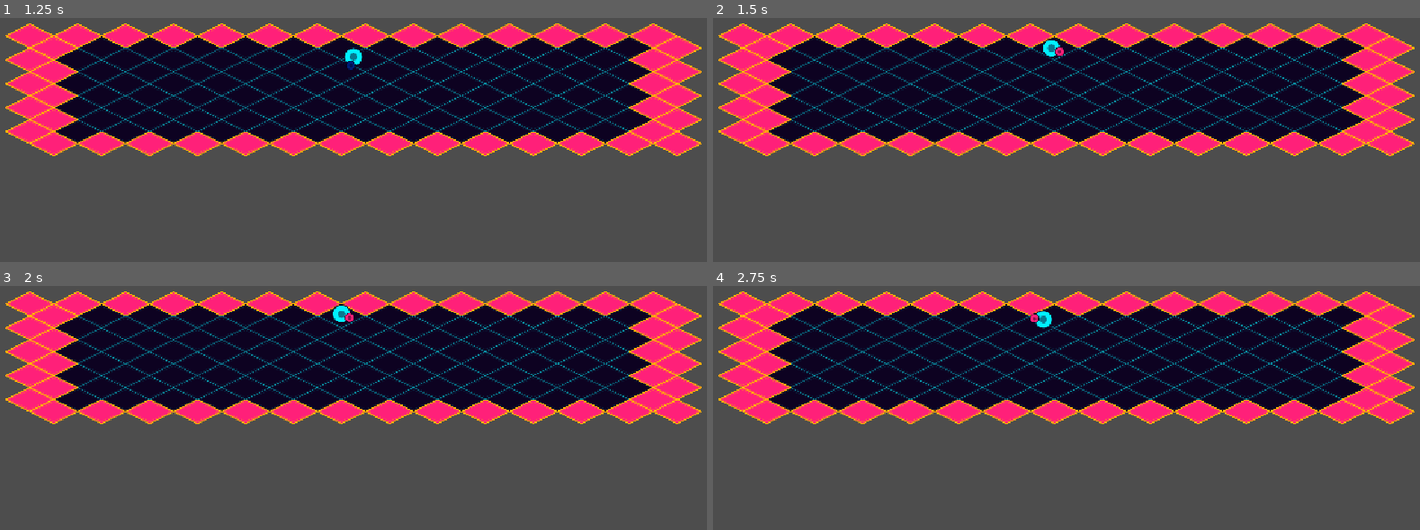
Above: before the commit, frames 1-4 (two rows, left to right).
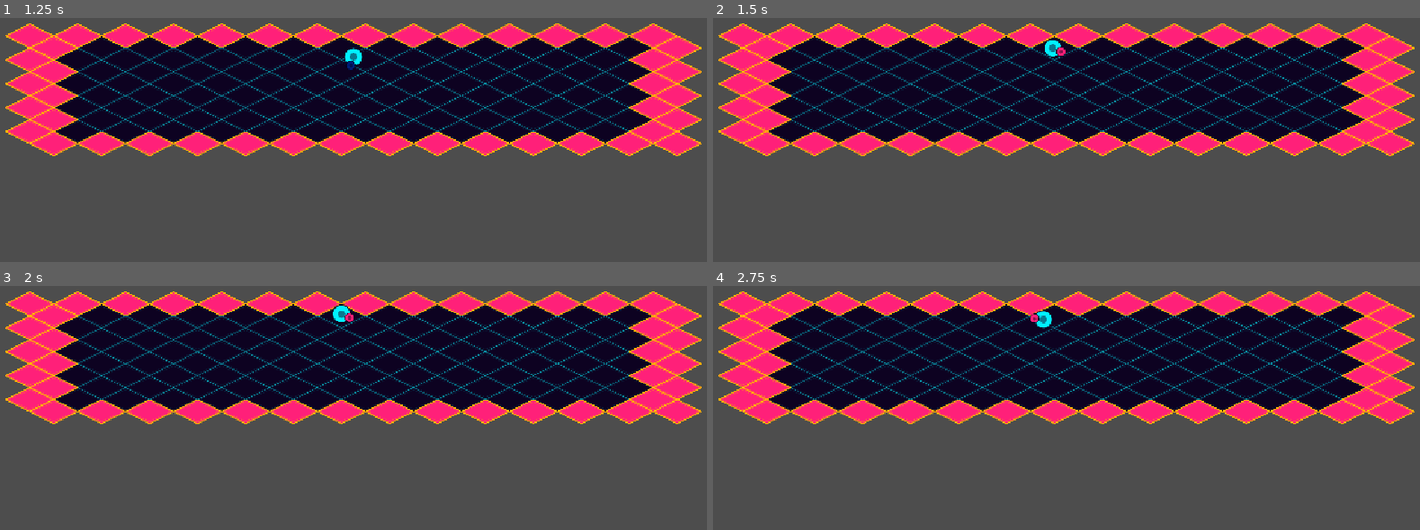
Above: after the commit, the same moments.

Repository: valeroman/Discus-Maximus
Game: Godot game, scene res://levels/test_arena.tscn
The game is run twice, just before and just after one commit, with the same random seed, the same clock (stepped at 60 frames per second) and the same inputs. The project has no main scene, so this scene is started directly.
Inputs (mouse positions are in pixels of both pictures, inside the frame that each line leads up to):
- Up to frame 1 (1.25 s): tap Enter at 0.5 s; move the mouse to (318, 169) at 0.52 s; hold W (move_up) from 0.53 s (still down); hold Shift (block) from 0.53 s (still down)
- Up to frame 2 (1.5 s): keep holding W (move_up); move the mouse to (1285, 149) at 1.27 s; release Shift (block) at 1.28 s; tap Space (dash) at 1.35 s
- Up to frame 3 (2 s): keep holding W (move_up)
- Up to frame 4 (2.75 s): tap Space (dash) at 2 s; move the mouse to (847, 298) at 2.02 s; release W (move_up) at 2.03 s; hold A (move_left) from 2.03 s (still down); right-click (847, 298) at 2.1 s

Frame 1 is identical in both runs. In frame 2, less than 0.1% of the frame differs, in the area x 46-50%, y 8-17%; in frame 3, less than 0.1%; in frame 4, less than 0.1%.

Commit message:
feat: Add shield functionality to Player with hitbox and collision settings

Diff:
--- a/entities/player/player.tscn
+++ b/entities/player/player.tscn
@@ -8,10 +8,14 @@
 [sub_resource type="CircleShape2D" id="CircleShape2D_player"]
 radius = 24.0
 
+[sub_resource type="CircleShape2D" id="CircleShape2D_shield"]
+radius = 16.0
+
 [node name="Player" type="CharacterBody2D" unique_id=1930510214]
 collision_mask = 54
 script = ExtResource("2_script")
 stats = ExtResource("3_stats")
+groups = ["player"]
 
 [node name="Sprite2D" type="Sprite2D" parent="." unique_id=294300597]
 texture = ExtResource("1_sprite")
@@ -24,6 +28,15 @@
 [node name="Disc" parent="ShieldPivot" instance=ExtResource("4_disc")]
 position = Vector2(24, 0)
 
+[node name="ShieldHitbox" type="Area2D" parent="ShieldPivot"]
+collision_layer = 64
+collision_mask = 16
+monitoring = false
+
+[node name="CollisionShape2D" type="CollisionShape2D" parent="ShieldPivot/ShieldHitbox"]
+position = Vector2(24, 0)
+shape = SubResource("CircleShape2D_shield")
+
 [node name="DashTimer" type="Timer" parent="."]
 wait_time = 0.2
 one_shot = true
